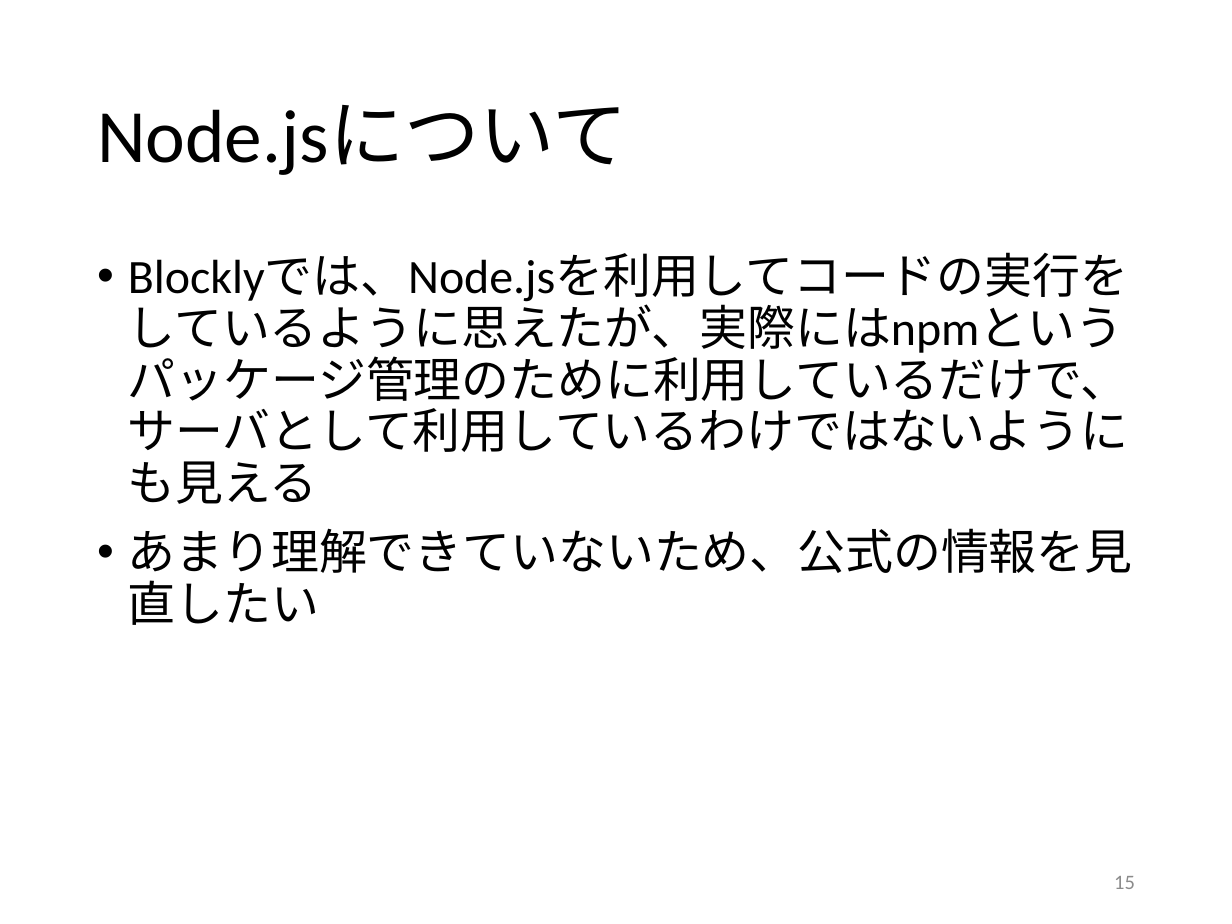
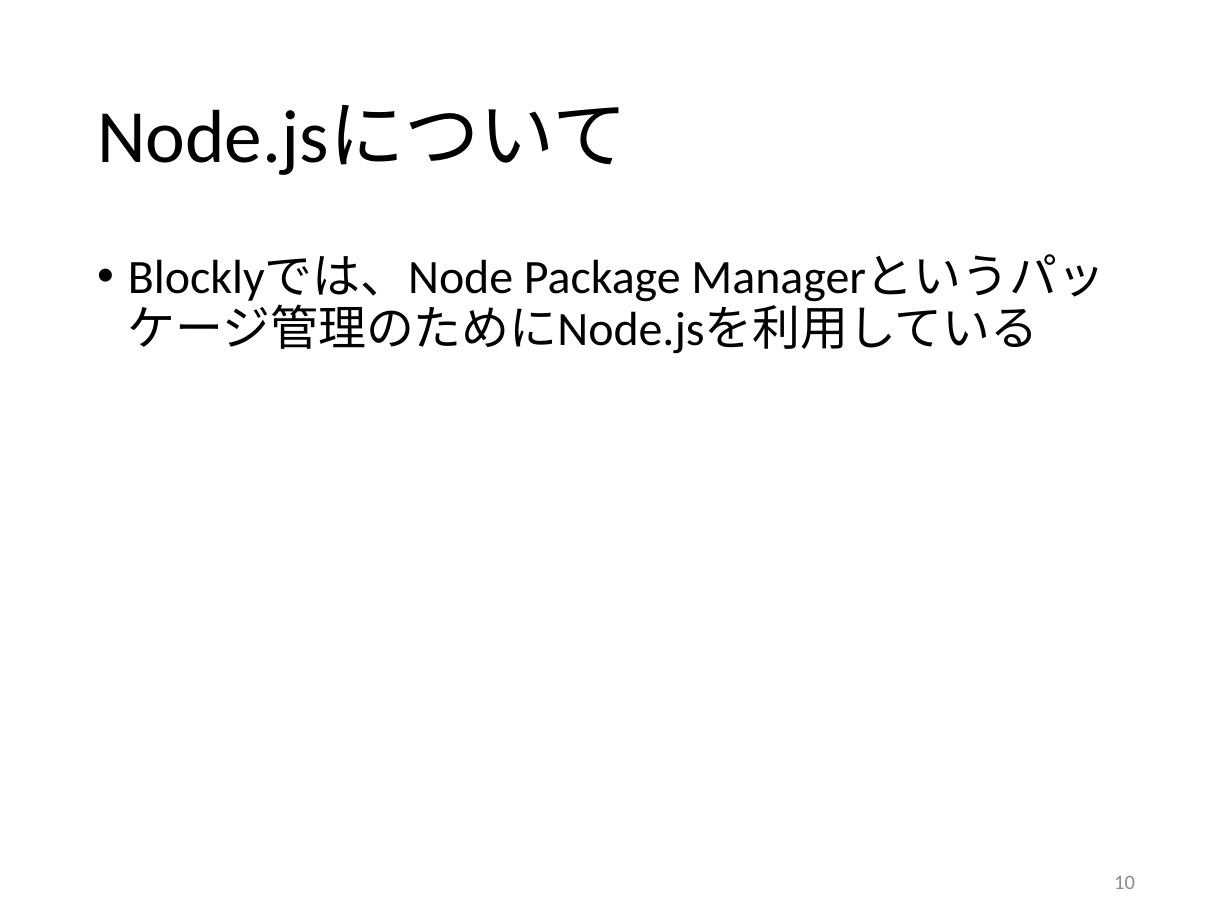
Before and after one commit to kait-takanolab/1821121-shimaoka-thesis, a slide deck: slide 10 of 1821121_shimaoka_sotsuken.pptx (slide 15 before the commit). Drawn at 1232x924 pixels with LibreOffice and Linux fonts; fonts in the diff are those of the drawing. Boxes give left, top, right and bottom in pixels: in the first picture for what was removed or moved away, otherwise in the second. Text is boxed around its words. In the diff, an @@ line names an element or a change of style, - is before the commit and + after.

```diff
--- a/1821121_shimaoka_sotsuken.pptx
+++ b/1821121_shimaoka_sotsuken.pptx
@@ text at [128,256,1038,354]: text changed @@
-• Blocklyでは、Node.jsを利用してコードの実行をしているように思えたが、実際にはnpmというパッケージ管理のために利用しているだけで、サーバとして利用しているわけではないようにも見える
-• あまり理解できていないため、公式の情報を見直したい
+• Blocklyでは、Node Package Managerというパッケージ管理のためにNode.jsを利用している
@@ page number at [1114,876,1135,889]: text changed @@
-15
+10
```
Also in this commit, not shown: 4 other slides changed, 2 slides added, 5 slides removed.
